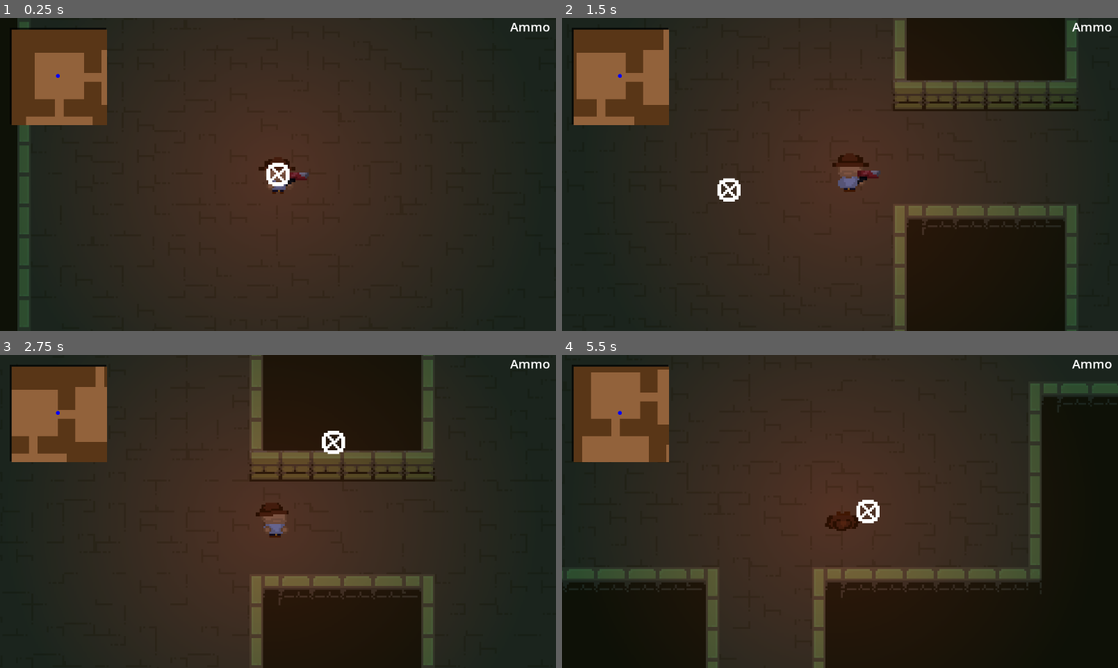
Above: before the commit, frames 1-4 (two rows, left to right).
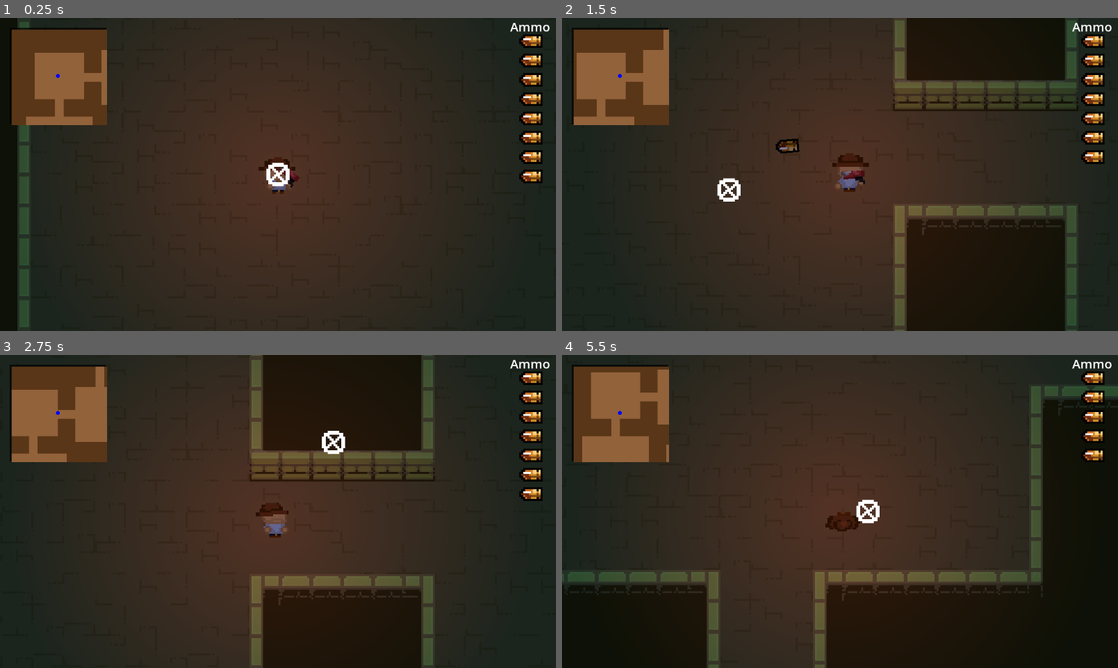
Above: after the commit, the same moments.

Repository: wonderdip/Guns-N-Gylphs
Game: Godot game, scene res://Scenes/World.tscn
Same seed, same stepped clock (60 frames per second), same inputs: the game is played once before the commit and once after it.
Inputs (mouse positions are in pixels of both pictures, inside the frame that each line leads up to):
- Up to frame 1 (0.25 s): no input
- Up to frame 2 (1.5 s): tap Enter at 0.5 s; move the mouse to (962, 158) at 0.52 s; hold Right (move_right) 0.53-1.28 s; right-click (962, 158) at 0.6 s; move the mouse to (728, 190) at 1.27 s; hold Down (move_down) from 1.28 s (still down); click (728, 190) at 1.35 s
- Up to frame 3 (2.75 s): move the mouse to (333, 442) at 2.02 s; release Down (move_down) at 2.03 s; hold Right (move_right) from 2.03 s (still down); right-click (333, 442) at 2.1 s
- Up to frame 4 (5.5 s): move the mouse to (812, 574) at 2.77 s; release Right (move_right) at 2.78 s; hold W (move_up) 2.78-3.53 s; click (812, 574) at 2.85 s; tap Space at 3.5 s; move the mouse to (1006, 558) at 3.52 s; hold Left (move_left) 3.53-5.03 s; right-click (1006, 558) at 3.6 s; move the mouse to (673, 464) at 4.27 s; click (673, 464) at 4.35 s; move the mouse to (867, 511) at 5.02 s; hold Down (move_down) from 5.03 s (still down); right-click (867, 511) at 5.1 s

The runs differ from the first frame. In frame 1, 1.4% of the frame differs, in the area x 50-98%, y 5-55%; in frame 2, 1.5%; in frame 3, 1.1%; in frame 4, 3.1%, in the area x 0-100%, y 5-100%.
Error before the commit: Parse Error: Identifier "CameraShakeManager" not declared in the current scope. (res://Scripts/Enemies/EnemyBase.gd:49)

Commit message:
add it to autoload

Diff:
--- a/Scripts/Guns/gun_base.gd
+++ b/Scripts/Guns/gun_base.gd
@@ -30,6 +30,7 @@
 	if Input.is_action_just_pressed("shoot"):
 		shoot()
 		CameraShakeManager.cam_shake(5, 2, 0.2)
+
 	if player.dodging == true:
 		can_shoot = false
 	else:
--- a/project.godot
+++ b/project.godot
@@ -18,6 +18,7 @@
 [autoload]
 
 FreezeFrameManager="*res://Scripts/freeze_frame_manager.gd"
+CameraShakeManager="*res://Scripts/camera_shake_manager.gd"
 
 [display]
 
